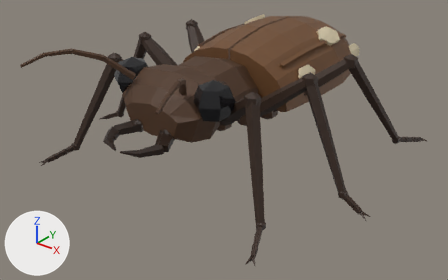
What one commit did to the glTF model Модели/Жуки/standard_beetle.glb.
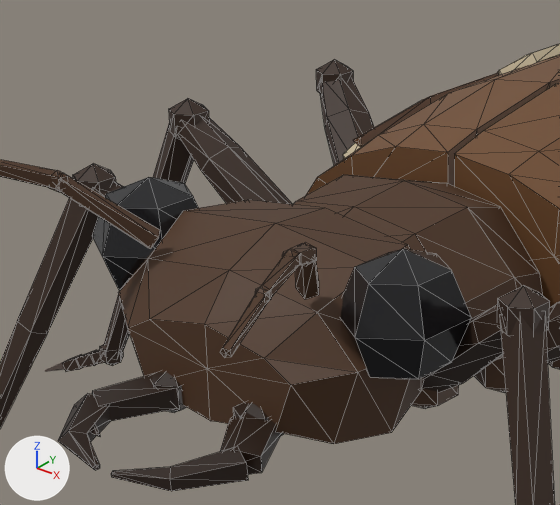
Each version is shown whole from a 50 mm lens placed at (3.4, -4.39, 2.81), pointed at (0.05, -0.2, 0.21), then close up on the part from 19% to 59% of the width and 0% to 58% of the height. The axes (+X, +Y, +Z) are drawn at lower left. The lights are the same throughout. The first two pictures are the older version. The close-ups show mesh edges as thin lines. Where no turn or scale is listed for an object, it has been applied to the vertices. Vertices at exactly the same position are counted once.

Names of what the first close-up shows: 'BeetlePlate_00', 'BeetlePlate_01', 'EyeLeft001', 'EyeRight001', 'Femur000', 'Femur003', 'HeadBase001', 'MandibleTip002', 'ThoraxCore', 'Tibia000', 'Tibia001', 'Tibia003' and 30 more.
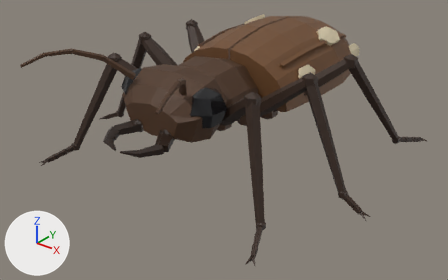
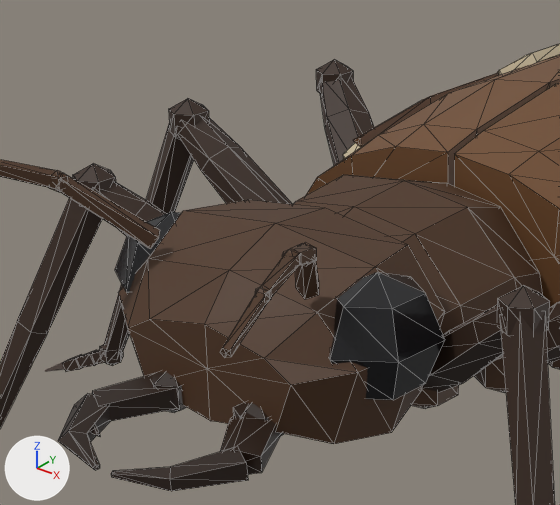
What differs and where, as boxes [x1, y1, x2, y2] in the close-ups (560 x 505 px):
'EyeLeft001', moved: before [341, 249, 472, 379]; after [329, 272, 445, 400]
'EyeRight001', moved: before [92, 177, 198, 291]; after [115, 212, 181, 294]

Edits to the bpy script that builds the scene:
```text
Change me_eyeleft001:
    used by ob_eyeleft001; location = (0.0, 0.0, 0.0)
    remove me_eyeleft001.from_pydata(...)  # 20 vertices, 36 faces; spans x 0.313..0.607, y -1.03..-0.65, z 0.74..1.1
    add me_eyeleft001.from_pydata(...)  # 20 vertices, 36 faces; spans x 0.227..0.522, y -1.03..-0.65, z 0.657..1.017
    me_eyeleft001 part 1: the whole mesh is moved by (-0.086, 0.0, -0.083)
Change me_eyeright001:
    used by ob_eyeright001; location = (0.0, 0.0, 0.0)
    remove me_eyeright001.from_pydata(...)  # 20 vertices, 36 faces; spans x -0.607..-0.313, y -1.03..-0.65, z 0.74..1.1
    add me_eyeright001.from_pydata(...)  # 20 vertices, 36 faces; spans x -0.522..-0.227, y -1.03..-0.65, z 0.657..1.017
    me_eyeright001 part 2: the whole mesh is moved by (0.086, 0.0, -0.083)
```
